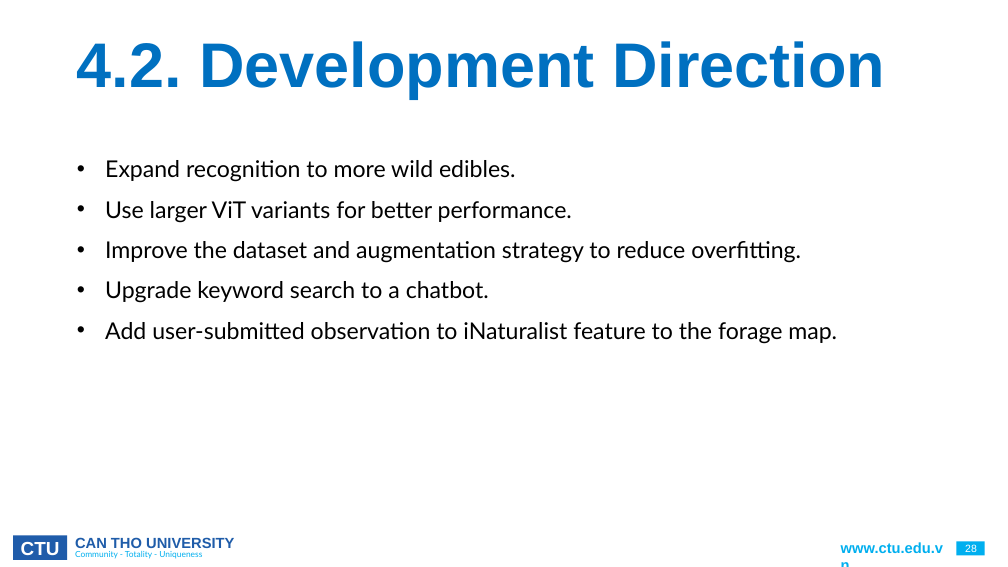
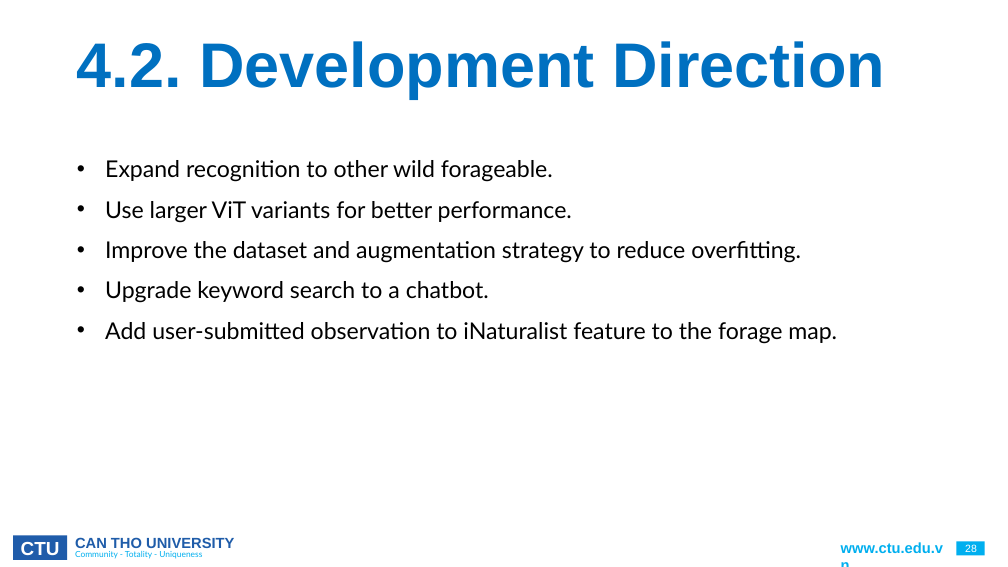
Before and after one commit to CommonHouseCat/fungiscan-mushroom-identifier, a slide deck: slide 28 of Báo cáo/GraduationThesis.pptx. Drawn at 1008x567 pixels with LibreOffice and Linux fonts; fonts in the diff are those of the drawing; background and template pictures are left out. Boxes give left, top, right and bottom in pixels: in the first picture for what was removed or moved away, otherwise in the second. Text is boxed around its words. In the diff, an @@ line names an element or a change of style, - is before the commit and + after.

```diff
--- a/Báo cáo/GraduationThesis.pptx
+++ b/Báo cáo/GraduationThesis.pptx
@@ text at [105, 160, 553, 182]: text changed @@
-• Expand recognition to more wild edibles.
+• Expand recognition to other wild forageable.
```
